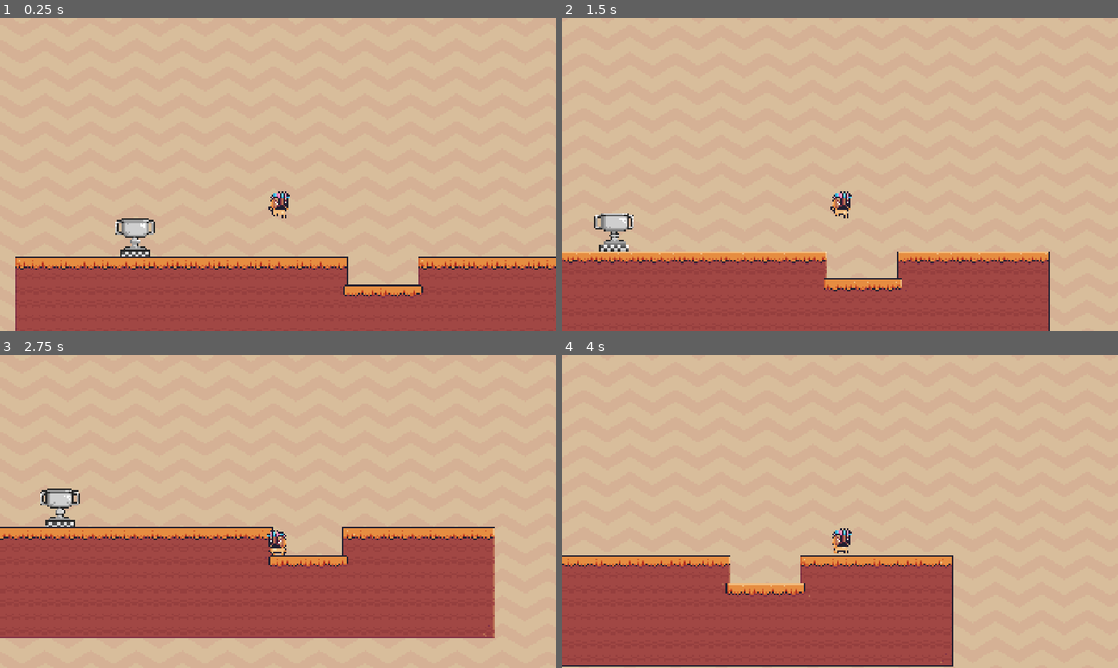
Above: before the commit, frames 1-4 (two rows, left to right).
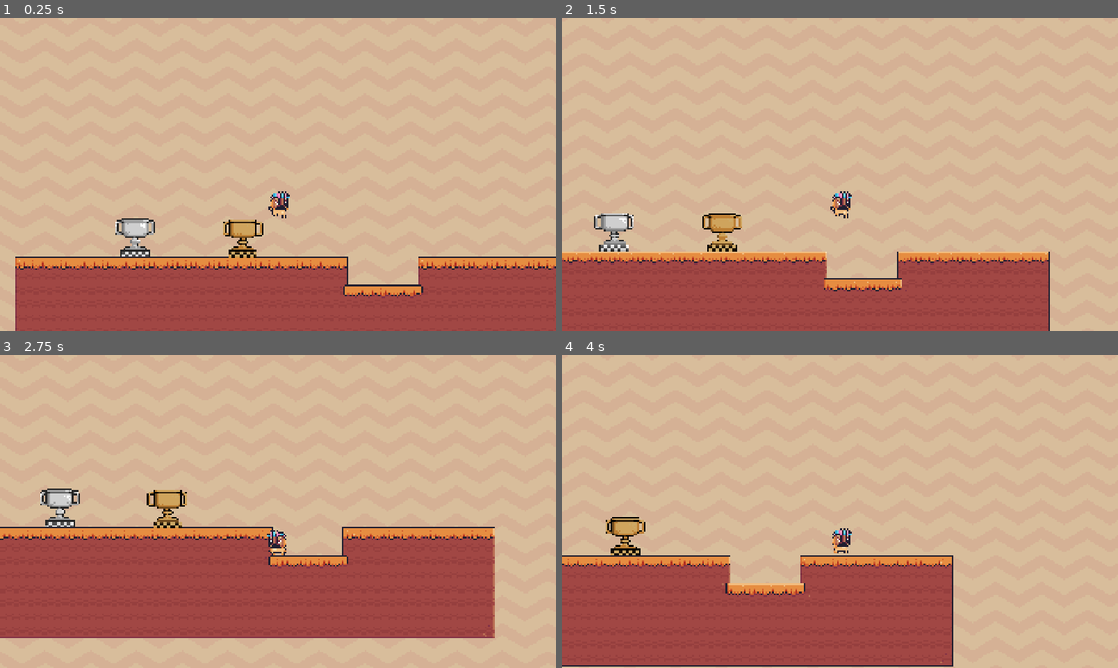
Above: after the commit, the same moments.

Repository: Nhanth123/shader-godot
Game: Godot game, scene res://scenes/common_techniques.tscn
The game is run twice, just before and just after one commit, with the same random seed, the same clock (stepped at 60 frames per second) and the same inputs.
Inputs:
- Up to frame 1 (0.25 s): no input
- Up to frame 2 (1.5 s): hold D (move_right) from 0.53 s (still down); tap Space (jump) at 0.77 s
- Up to frame 3 (2.75 s): tap Space (jump) at 1.52 s; release D (move_right) at 2.03 s; hold A (move_left) from 2.03 s (still down)
- Up to frame 4 (4 s): release A (move_left) at 2.78 s; hold D (move_right) from 2.78 s (still down); tap Space (jump) at 3.02, 3.77 s

The runs differ from the first frame. In frame 1, 0.6% of the frame differs, in the area x 40-48%, y 64-77%; in frame 2, 0.6%; in frame 3, 0.6%; in frame 4, 0.6%, in the area x 7-15%, y 51-64%.

Commit message:
map to shader gradient

Diff:
--- a/scenes/common_techniques.tscn
+++ b/scenes/common_techniques.tscn
@@ -7,6 +7,7 @@
 [ext_resource type="Texture2D" uid="uid://c4m2ljq1ynnik" path="res://assets/background/Brown.png" id="5_mfsxn"]
 [ext_resource type="Shader" uid="uid://cfu84fw00fe1n" path="res://shaders/grayscale.gdshader" id="6_kak6i"]
 [ext_resource type="Texture2D" uid="uid://b4cgytxlrs4ak" path="res://assets/other/End.png" id="6_mfsxn"]
+[ext_resource type="Shader" uid="uid://dehl70nd0idn8" path="res://scenes/map_to_gradient.gdshader" id="8_jqsh0"]
 
 [sub_resource type="ShaderMaterial" id="ShaderMaterial_kak6i"]
 shader = ExtResource("4_xth1f")
@@ -176,6 +177,17 @@
 [sub_resource type="ShaderMaterial" id="ShaderMaterial_jqsh0"]
 shader = ExtResource("6_kak6i")
 
+[sub_resource type="Gradient" id="Gradient_jqsh0"]
+offsets = PackedFloat32Array(0.146597, 0.287958, 0.670157, 0.853403)
+colors = PackedColorArray(0, 0, 0, 1, 0.0581, 0.0392756, 0.016268, 1, 0.83, 0.56108, 0.2324, 1, 0.806529, 0.665716, 0.401107, 1)
+
+[sub_resource type="GradientTexture2D" id="GradientTexture2D_pqqsy"]
+gradient = SubResource("Gradient_jqsh0")
+
+[sub_resource type="ShaderMaterial" id="ShaderMaterial_pqqsy"]
+shader = ExtResource("8_jqsh0")
+shader_parameter/gradient_texture = SubResource("GradientTexture2D_pqqsy")
+
 [node name="CommonTechniques" type="Node2D"]
 script = ExtResource("1_0ugy3")
 
@@ -205,3 +217,9 @@
 position = Vector2(80, 384)
 scale = Vector2(3, 3)
 texture = ExtResource("6_mfsxn")
+
+[node name="Gradient" type="Sprite2D" parent="."]
+material = SubResource("ShaderMaterial_pqqsy")
+position = Vector2(452, 386)
+scale = Vector2(3, 3)
+texture = ExtResource("6_mfsxn")
--- /dev/null
+++ b/scenes/map_to_gradient.gdshader
@@ -0,0 +1,15 @@
+shader_type canvas_item;
+
+uniform sampler2D gradient_texture;
+
+void fragment() {
+	COLOR = vec4(0.8, 0.8, 0.8, 0.5);
+	vec4 original_color = texture(TEXTURE, UV);
+	float grayscale = (original_color.r + original_color.g + original_color.b) / 3.0;
+
+	vec2 sample_coords = vec2(grayscale);
+
+	vec4 gradient_color = texture(gradient_texture, sample_coords);
+
+	COLOR = vec4(gradient_color.rgb, original_color.a);
+}
Not shown: 1 places in scenes/common_techniques.tscn that only renumber resources
Not shown, added: scenes/map_to_gradient.gdshader.uid
